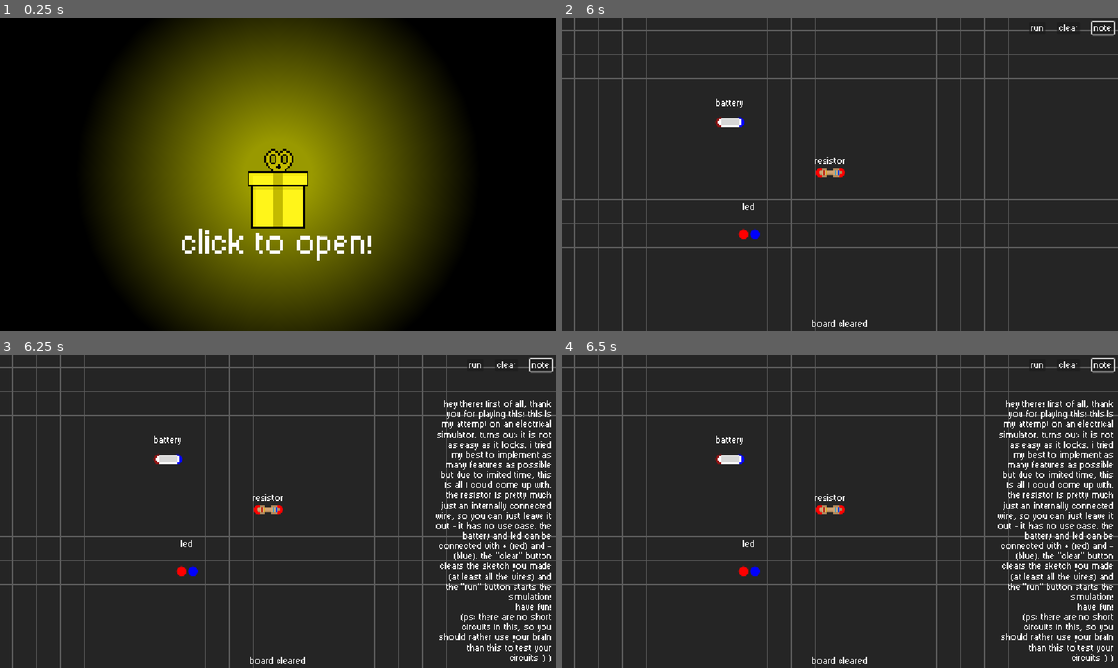
Above: before the commit, frames 1-4 (two rows, left to right).
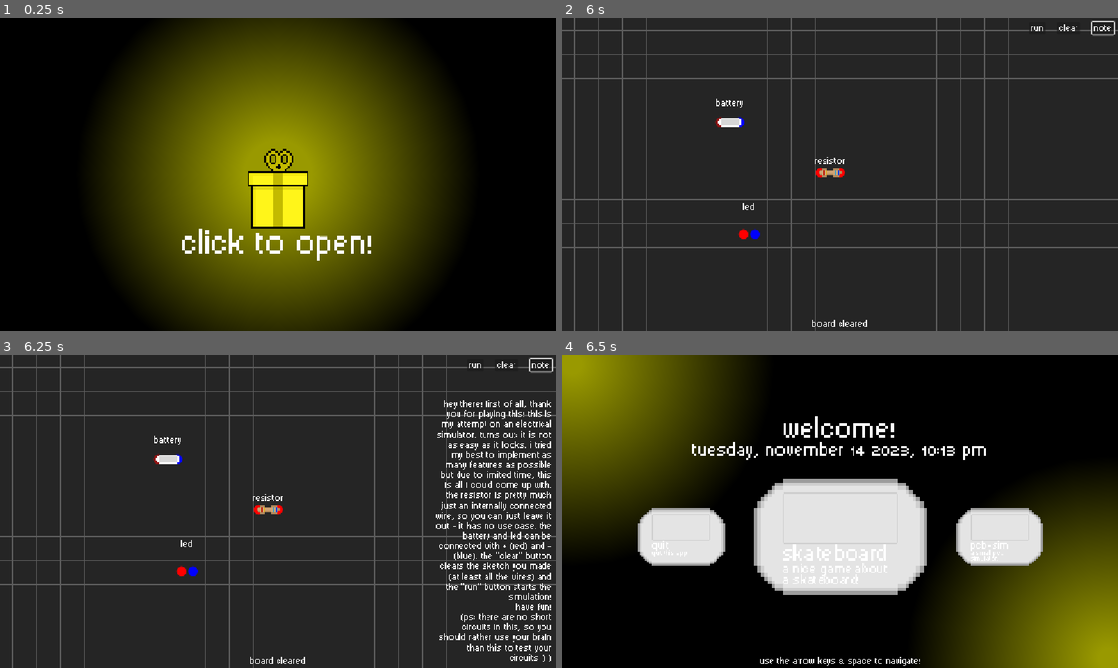
Above: after the commit, the same moments.

Repository: RafaeloxMC/giftbox
Game: Godot game, scene res://scenes/ui/loading.tscn
The game is run twice, just before and just after one commit, with the same random seed, the same clock (stepped at 60 frames per second) and the same inputs.
Inputs (mouse positions are in pixels of both pictures, inside the frame that each line leads up to):
- Up to frame 1 (0.25 s): no input
- Up to frame 2 (6 s): tap Enter (ui_accept) at 0.5, 0.77, 1.25, 1.52, 2, 3.02, 5.75 s; hold Right (ui_right) 0.53-2.03 s; click (840, 174) at 0.6 s; move the mouse to (728, 190) at 1.27 s; tap Alt at 1.35, 5.85 s; move the mouse to (895, 105) at 2.02 s; hold Left (ui_left) 2.03-2.78 s; tap Shift at 2.1 s; move the mouse to (840, 199) at 2.77 s; hold Right (ui_right) 2.78-3.5 s; click (840, 199) at 2.85 s; click "Run" at 3.5 s; click "Clear" at 4.25 s; click "Note" at 5 s; move the mouse to (717, 121) at 5.77 s; hold Right (ui_right) from 5.78 s (still down); click (717, 121) at 5.92 s
- Up to frame 3 (6.25 s): keep holding Right (ui_right); tap Enter (ui_accept) at 6.02 s
- Up to frame 4 (6.5 s): keep holding Right (ui_right); tap Escape (esc, bound only after the commit) at 6.4 s

Frames 1-3 are identical in both runs. In frame 4, 100% of the frame differs, in the area x 0-100%, y 0-100%.

Commit message:
Add back to main menu

Diff:
--- a/project.godot
+++ b/project.godot
@@ -39,6 +39,11 @@
 "events": [Object(InputEventMouseButton,"resource_local_to_scene":false,"resource_name":"","device":-1,"window_id":0,"a …(253 unchanged characters)…
 ]
 }
+esc={
+"deadzone": 0.2,
+"events": [Object(InputEventKey,"resource_local_to_scene":false,"resource_name":"","device":-1,"window_id":0,"alt_pressed":false,"shift_pressed":false,"ctrl_pressed":false,"meta_pressed":false,"pressed":false,"keycode":0,"physical_keycode":4194305,"key_label":0,"unicode":0,"location":0,"echo":false,"script":null)
+]
+}
 
 [rendering]
 
--- a/scripts/util/game_manager.gd
+++ b/scripts/util/game_manager.gd
@@ -11,3 +11,7 @@
 
 func stop_ambience():
 	audio_stream_player.stop()
+
+func _process(_delta: float) -> void:
+	if Input.is_action_just_pressed("esc"):
+		SceneManager.load_scene("main_menu")
